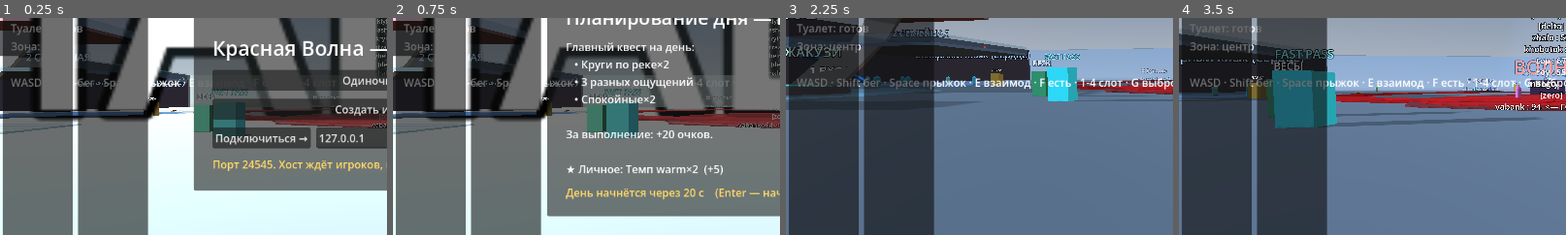
Above: before the commit, frames 1-4 (left to right).
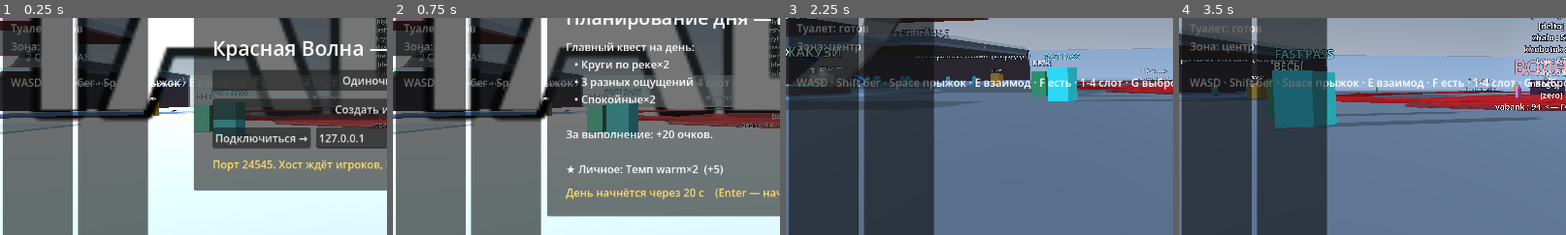
Above: after the commit, the same moments.

Repository: evangelipeep/Red-Wave
Game: Godot game, scene res://world/ParkGreybox.tscn
The game is run twice, just before and just after one commit, with the same random seed, the same clock (stepped at 60 frames per second) and the same inputs. The project has no main scene, so this scene is started directly.
Inputs (mouse positions are % of the whole screen's width and height, from its top left):
- Up to frame 1 (0.25 s): no input
- Up to frame 2 (0.75 s): click "Одиночная игра" at 0.5 s
- Up to frame 3 (2.25 s): tap Enter (ui_accept) at 1.25 s; drag from (91, 83) to (60, 28) at 1.27 s; move the mouse to (45, 50) at 2.02 s; hold W (move_forward) from 2.03 s (still down); tap F (eat_food) at 2.1 s
- Up to frame 4 (3.5 s): keep holding W (move_forward); tap Space (jump) at 2.27 s; tap Shift (sprint) at 2.3, 3.05 s; move the mouse to (52, 48) at 2.77 s; hold Right mouse button (fire_gun) from 2.78 s (still down)
The pictures show only the part of the screen within x 0-50%, y 31-80%; the shares and areas given below are measured in that part.

The runs differ from the first frame. In frame 3, 0.1% of the frame differs, in the area x 6-12%, y 23-31%; in frame 4, nothing differs.

Commit message:
feat(polish): пар в спа, тряска камеры от тошноты, звук/перезарядка пистолета, двойной всплеск
- SpaPOI: пар (GPUParticles3D) над купелями и из бань/саун.
- CameraComfort: при тошноте (от WARN к полной) камера мутно качается +
  «дышит» FOV; comfort (reduce_shake) гасит. PlayerController кормит nausea.
- Пистолет: звук выстрела (export gun_sound), HUD показывает «готов/
  перезарядка…» (gun_cooldown_ratio).
- Брызги: вынесен _play_splash_sound; тяжёлый игрок (≥85 кг) — второй
  всплеск с задержкой (SPLASH_HEAVY_DELAY), «брызг больше».

Co-Authored-By: Claude Opus 4.8 <noreply@anthropic.com>

Diff:
--- a/autoload/GameConstants.gd
+++ b/autoload/GameConstants.gd
@@ -33,6 +33,8 @@
 const MEAL_KG: float = 2.0
 const TOILET_KG: float = -3.0
 const TOILET_COOLDOWN_FRAC: float = 0.25 # туалет раз в 3 ч (3/12 дня)
+const SPLASH_HEAVY_KG: float = 85.0      # с этого веса всплеск «двойной»
+const SPLASH_HEAVY_DELAY: float = 0.12   # задержка второго звука брызг (тяжёлый игрок)
 
 # --- Сжигание калорий (бег/прыжки > ходьба/плавание) ---
 const CAL_PER_KG: float = 100.0          # калорий на −1 кг
--- a/player/CameraComfort.gd
+++ b/player/CameraComfort.gd
@@ -20,7 +20,9 @@
 @export_group("Comfort")
 @export var reduce_shake: bool = false   # «снизить тряску»
 
+var nausea: float = 0.0   # 0..1, ставит PlayerController — мутит/качает картинку
 var _bob_t: float = 0.0
+var _naus_t: float = 0.0
 var _base_pos: Vector3
 var _land_offset: float = 0.0
 
@@ -43,6 +45,14 @@
 	else:
 		_bob_t = 0.0
 
+	# Тошнота: «мутная» качка камеры (сильнее к полной шкале; comfort гасит).
+	if nausea > 0.0:
+		var n := nausea * (0.35 if reduce_shake else 1.0)
+		_naus_t += delta * 3.2
+		offset.x += sin(_naus_t) * 0.07 * n
+		offset.y += sin(_naus_t * 1.7) * 0.05 * n
+		fov += sin(_naus_t * 0.8) * 2.5 * n
+
 	_land_offset = move_toward(_land_offset, 0.0, delta * 0.6)
 	position = _base_pos + offset + Vector3(0.0, -_land_offset, 0.0)
 	# TODO(фаза 6): _update_vignette(speed_ratio) — пост-эффект на скорости.
--- a/player/PlayerController.gd
+++ b/player/PlayerController.gd
@@ -26,6 +26,7 @@
 @export var water_drag: float = 1.5          # сопротивление воды (ниже = дольше скользишь по инерции)
 @export var river_drift: float = 2.5         # сила течения ленивой реки
 @export var splash_sound: AudioStream        # звук брызг (назначь .wav/.ogg в инспекторе)
+@export var gun_sound: AudioStream           # звук выстрела пистолета-отталкивателя
 
 var swimming: bool = false
 var _water_surface_y: float = 0.0           # уровень поверхности текущей воды
@@ -93,6 +94,13 @@
 		_held_food.visible = true
 	else:
 		_held_food.visible = false
+	# Тошнота качает камеру (от WARN до полной) — намёк «пора отдохнуть».
+	var span := float(GameConstants.DIZZY_MAX - GameConstants.NAUSEA_WARN)
+	_cam.nausea = clampf((RunState.dizziness - GameConstants.NAUSEA_WARN) / maxf(span, 1.0), 0.0, 1.0)
+
+# Готовность пистолета 0..1 (1 = готов) — для индикатора в HUD.
+func gun_cooldown_ratio() -> float:
+	return 1.0 - clampf(_gun_cd / GameConstants.GUN_CD, 0.0, 1.0)
 
 func _on_run_started() -> void:
 	_active = true
@@ -159,6 +167,12 @@
 	if not RunState.has_gun or _gun_cd > 0.0:
 		return
 	_gun_cd = GameConstants.GUN_CD
+	if gun_sound:
+		var a := AudioStreamPlayer.new()
+		a.stream = gun_sound
+		add_child(a)
+		a.play()
+		a.finished.connect(a.queue_free)
 	var origin := global_position
 	var dir := -_cam.global_transform.basis.z
 	dir.y = 0.0
@@ -387,15 +401,25 @@
 	p.emitting = true
 	get_tree().create_timer(p.lifetime + 0.3).timeout.connect(p.queue_free)
 
-	# Звук (громче с силой удара) — только если назначен ассет.
+	# Звук брызг (громче с силой удара) — только если назначен ассет.
+	# Тяжёлый игрок (≥85 кг): второй всплеск с задержкой — кажется, что брызг больше.
 	if splash_sound:
-		var a := AudioStreamPlayer3D.new()
-		a.stream = splash_sound
-		a.volume_db = lerpf(-12.0, 6.0, clampf(strength / 4.0, 0.0, 1.0))
-		host.add_child(a)
-		a.global_position = splash_pos
-		a.play()
-		a.finished.connect(a.queue_free)
+		_play_splash_sound(splash_pos, strength)
+		if WeightSystem.kg >= GameConstants.SPLASH_HEAVY_KG:
+			get_tree().create_timer(GameConstants.SPLASH_HEAVY_DELAY).timeout.connect(
+				func(): _play_splash_sound(splash_pos, strength * 0.85))
+
+func _play_splash_sound(pos: Vector3, strength: float) -> void:
+	var host := get_tree().current_scene
+	if host == null or splash_sound == null:
+		return
+	var a := AudioStreamPlayer3D.new()
+	a.stream = splash_sound
+	a.volume_db = lerpf(-12.0, 6.0, clampf(strength / 4.0, 0.0, 1.0))
+	host.add_child(a)
+	a.global_position = pos
+	a.play()
+	a.finished.connect(a.queue_free)
 
 # --- Регистрация управления (физические клавиши). ---
 # Делаем в коде, чтобы прототип работал без ручной настройки Input Map.
--- a/systems/poi/SpaPOI.gd
+++ b/systems/poi/SpaPOI.gd
@@ -89,6 +89,7 @@
 		water.position = Vector3(0, 0.65, 0)
 		water.material = _mat(col, true)
 		add_child(water)
+		_add_steam(1.0)   # пар/пузырьки над водой
 	else:
 		# Сауна/баня: деревянная изба.
 		var hut := CSGBox3D.new()
@@ -103,6 +104,7 @@
 		roof.position = Vector3(0, 3.1, 0)
 		roof.material = _mat(col.darkened(0.3))
 		add_child(roof)
+		_add_steam(3.4)   # пар из бани/сауны
 	var label := Label3D.new()
 	label.text = _title()
 	label.billboard = BaseMaterial3D.BILLBOARD_ENABLED
@@ -113,6 +115,35 @@
 	label.position = Vector3(0, 3.7, 0)
 	add_child(label)
 
+# Лёгкий пар, медленно поднимающийся вверх.
+func _add_steam(height: float) -> void:
+	var steam := GPUParticles3D.new()
+	steam.amount = 14
+	steam.lifetime = 2.8
+	var pm := ParticleProcessMaterial.new()
+	pm.emission_shape = ParticleProcessMaterial.EMISSION_SHAPE_BOX
+	pm.emission_box_extents = Vector3(1.4, 0.1, 1.4)
+	pm.direction = Vector3(0, 1, 0)
+	pm.spread = 12.0
+	pm.initial_velocity_min = 0.3
+	pm.initial_velocity_max = 0.7
+	pm.gravity = Vector3(0, 0.25, 0)
+	pm.scale_min = 0.4
+	pm.scale_max = 0.9
+	pm.color = Color(1, 1, 1, 0.22)
+	steam.process_material = pm
+	var quad := QuadMesh.new()
+	quad.size = Vector2(0.7, 0.7)
+	var qm := StandardMaterial3D.new()
+	qm.albedo_color = Color(1, 1, 1, 0.22)
+	qm.transparency = BaseMaterial3D.TRANSPARENCY_ALPHA
+	qm.shading_mode = BaseMaterial3D.SHADING_MODE_UNSHADED
+	qm.billboard_mode = BaseMaterial3D.BILLBOARD_PARTICLES
+	quad.material = qm
+	steam.draw_pass_1 = quad
+	steam.position = Vector3(0, height, 0)
+	add_child(steam)
+
 func _mat(c: Color, transparent: bool = false) -> StandardMaterial3D:
 	var m := StandardMaterial3D.new()
 	m.albedo_color = c
--- a/ui/HUD.gd
+++ b/ui/HUD.gd
@@ -213,7 +213,11 @@
 		parts.append(_buff_ru(e))
 	_buffs_label.text = ("Эффекты: " + ", ".join(parts)) if not parts.is_empty() else ""
 
-	var gun := "пистолет (ПКМ)" if RunState.has_gun else ""
+	var gun := ""
+	if RunState.has_gun:
+		var pl = get_tree().get_first_node_in_group("player")
+		var ready: bool = pl == null or float(pl.gun_cooldown_ratio()) >= 1.0
+		gun = "пистолет (ПКМ): " + ("готов" if ready else "перезарядка…")
 	var pill := "таблетки: %d (H)" % RunState.pills if RunState.pills > 0 else ""
 	var items := " · ".join(([pill, gun] as Array).filter(func(s): return s != ""))
 	_items_label.text = ("Предметы: " + items) if items != "" else ""
